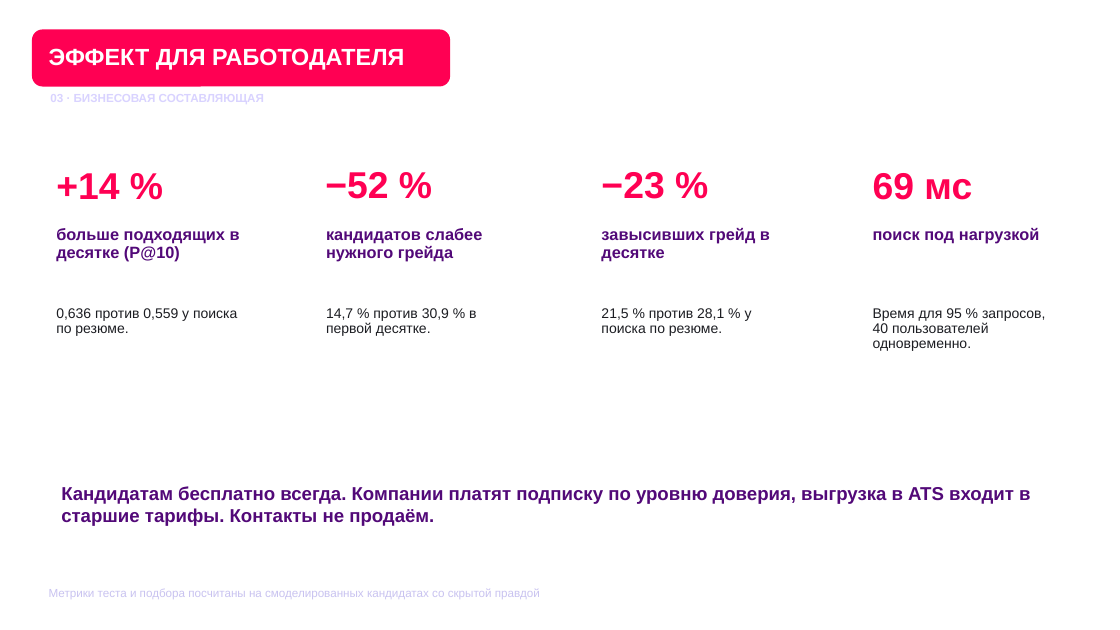
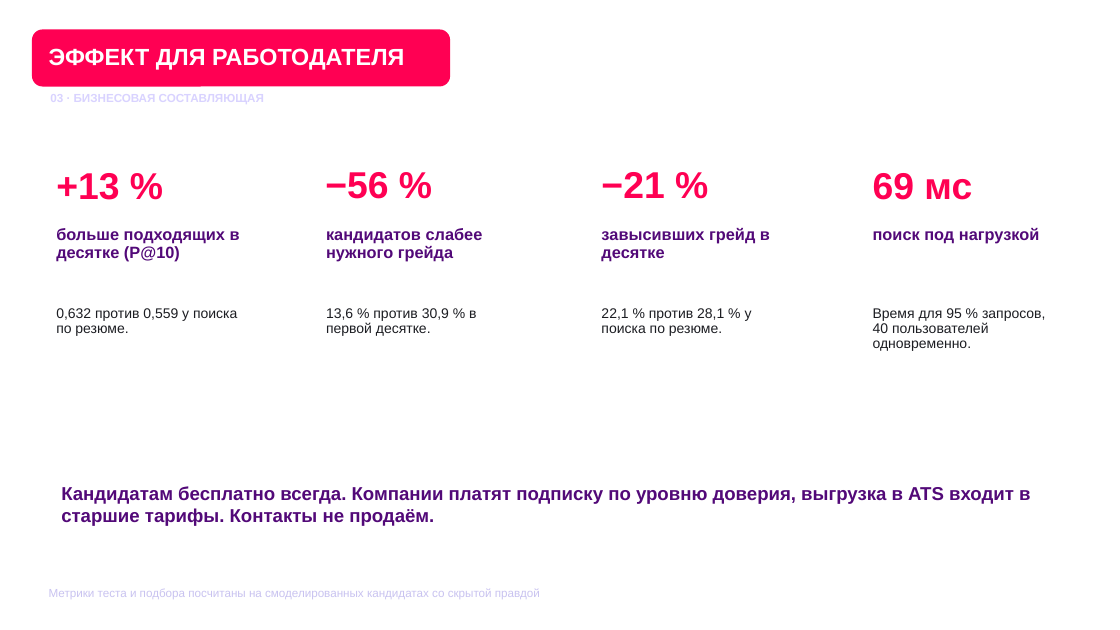
Before and after one commit to KonkovDV/fsp-talent, a slide deck: slide 22 of submission/03-presentation/FSP_Talent_presentation.pptx. Drawn at 1120x630 pixels with LibreOffice and Linux fonts; fonts in the diff are those of the drawing; background and template pictures are left out. Boxes give left, top, right and bottom in pixels: in the first picture for what was removed or moved away, otherwise in the second. Text is boxed around its words. In the diff, an @@ line names an element or a change of style, - is before the commit and + after.

```diff
--- a/submission/03-presentation/FSP_Talent_presentation.pptx
+++ b/submission/03-presentation/FSP_Talent_presentation.pptx
@@ text at (56, 173, 119, 200): text changed @@
-+14 %
++13 %
@@ text at (325, 172, 388, 199): text changed @@
-−52 %
+−56 %
@@ text at (601, 172, 664, 198): text changed @@
-−23 %
+−21 %
@@ text at (56, 308, 237, 336): text changed @@
-0,636 против 0,559 у поиска по резюме.
+0,632 против 0,559 у поиска по резюме.
@@ text at (326, 308, 476, 336): text changed @@
-14,7 % против 30,9 % в первой десятке.
+13,6 % против 30,9 % в первой десятке.
@@ text at (601, 308, 752, 336): text changed @@
-21,5 % против 28,1 % у поиска по резюме.
+22,1 % против 28,1 % у поиска по резюме.
```
Also in this commit, not shown: 6 other slides changed, 1 other file.
